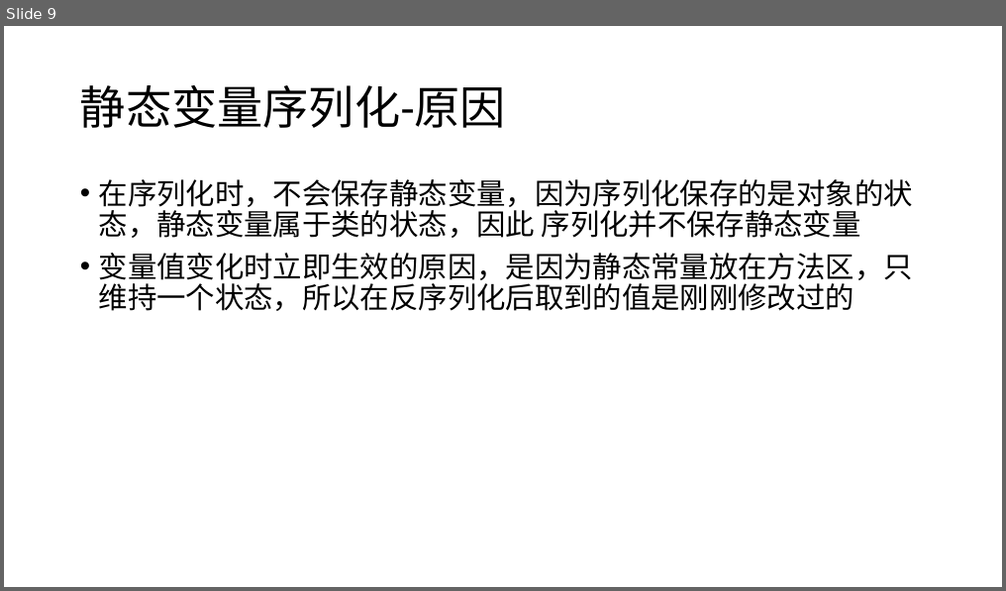
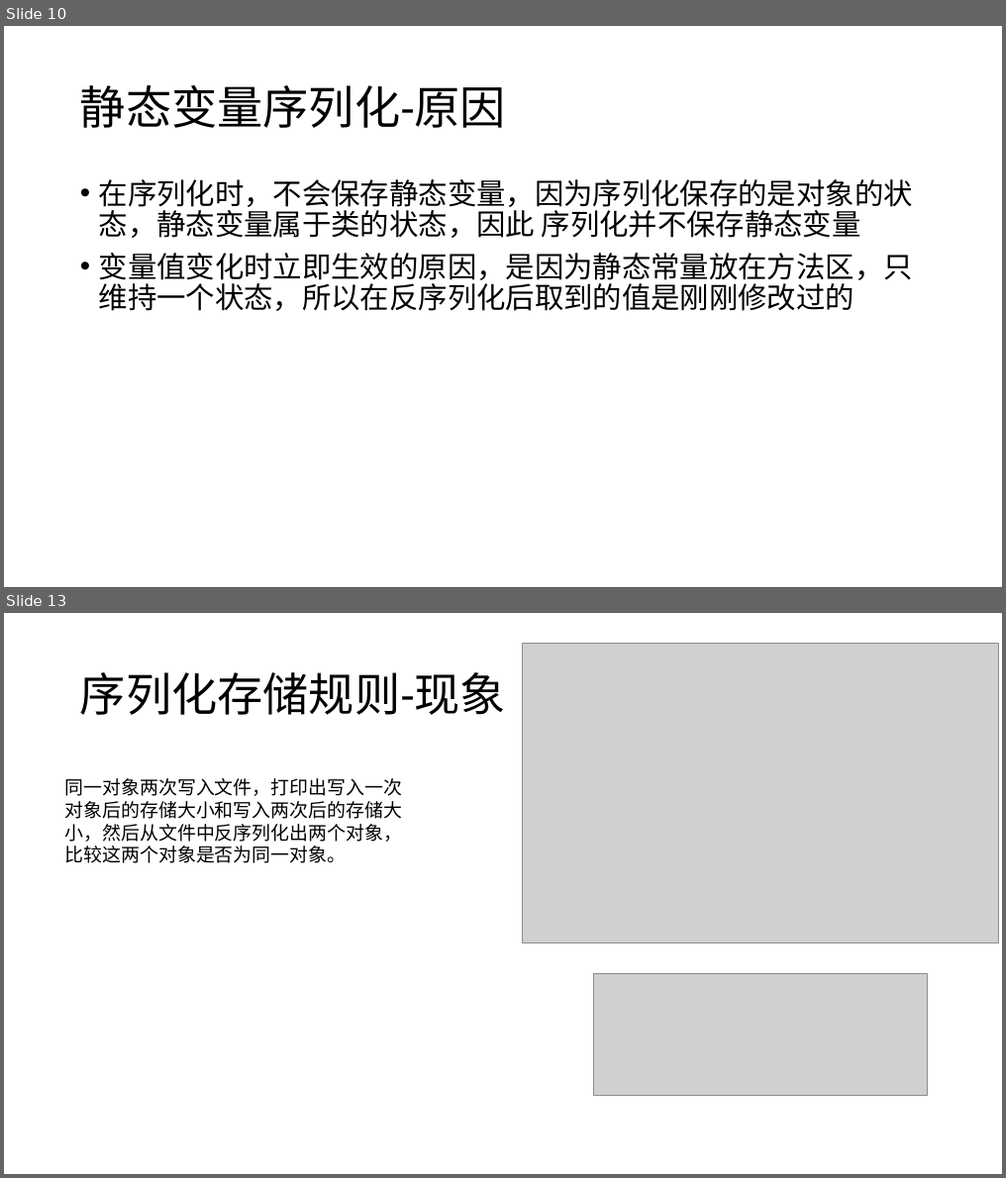
Before and after one commit to lanlanlanlanlanchengzhu/IdeaProjectsGit, a slide deck: doc/Java序列化 .pptx. Shown one above the other, each under a label of ours: slide 9 before the commit, slides 10 and 13 after it; the slides between them are not shown. The pictures are 1006x591 and 1006x1178 pixels, drawn with LibreOffice and Linux fonts; fonts in the diff are those of the drawing; grey boxes stand for pictures. Boxes give left, top, right and bottom in pixels: in the first picture for what was removed or moved away, otherwise in the second. Text is boxed around its words. In the diff, an @@ line names an element or a change of style, - is before the commit and + after.

Commit message:
序列化PPT

```diff
--- a/doc/Java序列化 .pptx
+++ b/doc/Java序列化 .pptx
@@ slide 13 added at box(4, 613, 1002, 1174), background #FFFFFF @@
@@ picture added at box(522, 643, 998, 943) @@
@@ title added at box(80, 672, 506, 715), 44 pt, text #000000 @@
+序列化存储规则-现象
@@ text added at box(65, 778, 402, 863), 18 pt, text #000000 @@
+同一对象两次写入文件，打印出写入一次对象后的存储大小和写入两次后的存储大小，然后从文件中反序列化出两个对象，比较这两个对象是否为同一对象。
@@ picture added at box(593, 973, 927, 1095) @@
@@ what was slide 9 is now slide 10 @@
```
Also in this commit, not shown: 2 slides changed, 4 other slides added, 4 other files.
